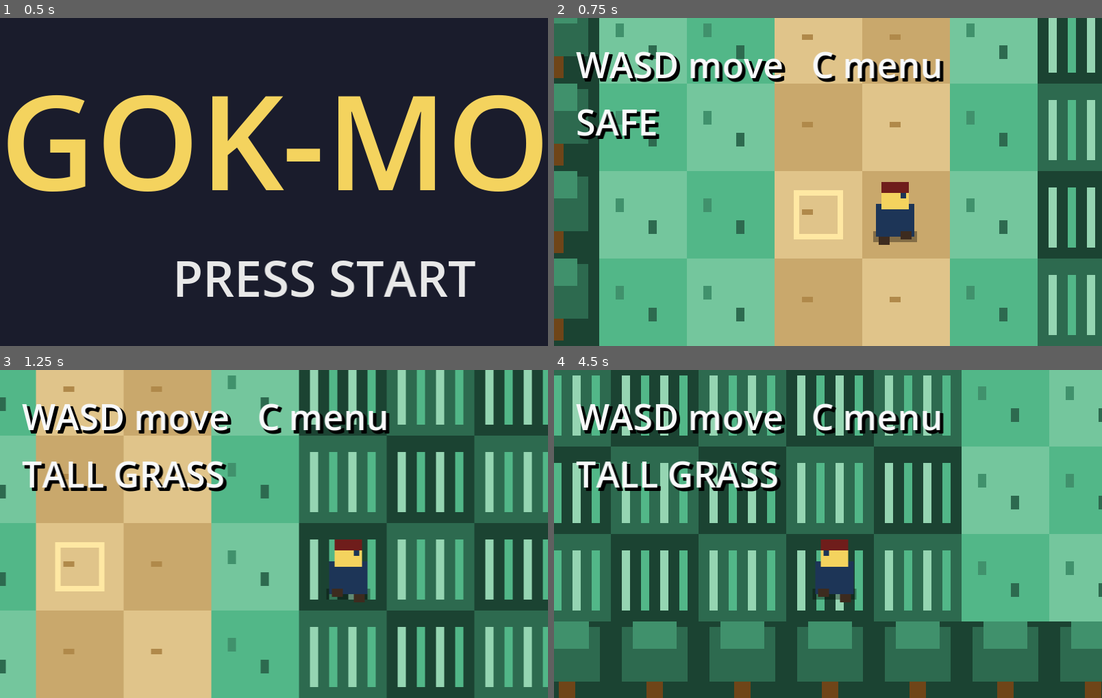
Above: before the commit, frames 1-4 (two rows, left to right).
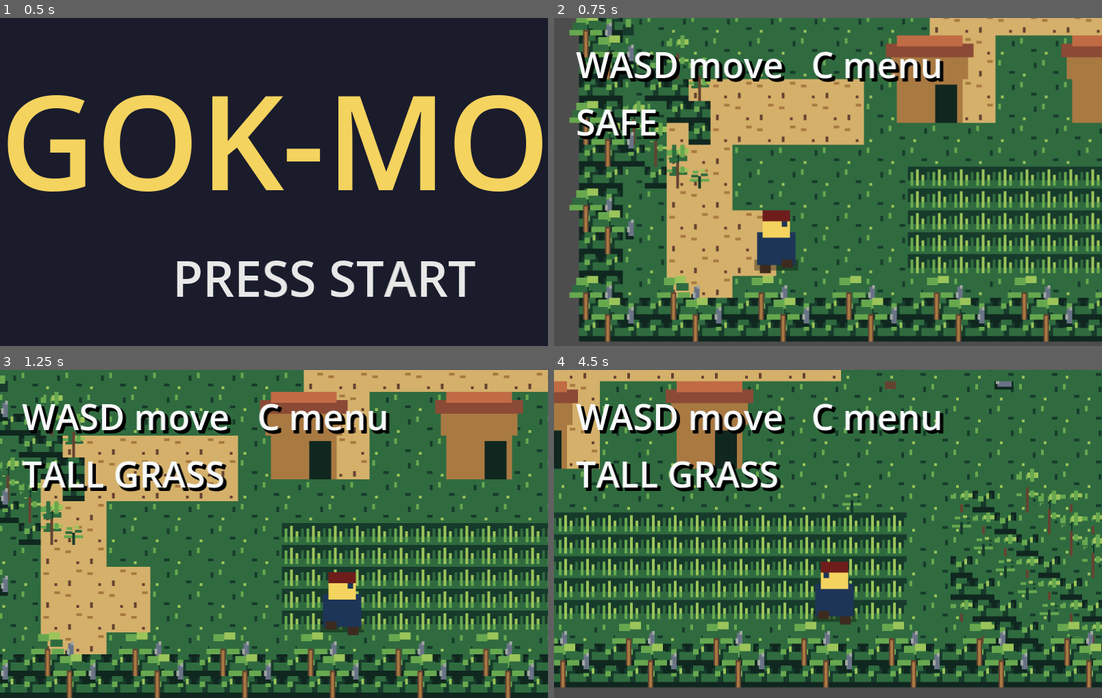
Above: after the commit, the same moments.

Repository: quentinbuilds/Brok-mon
Game: Godot game, scene res://main.tscn
Two runs of this game, one before a commit and one after it. Both use one fixed random seed, a clock stepped at 60 frames per second and the inputs below.
Inputs (mouse positions are in pixels of both pictures, inside the frame that each line leads up to):
- Up to frame 1 (0.5 s): no input
- Up to frame 2 (0.75 s): tap Enter at 0.5 s; move the mouse to (948, 165) at 0.52 s; hold D (move_right) from 0.53 s (still down); tap Z (btn_a) at 0.6 s; click (948, 165) at 0.67 s
- Up to frame 3 (1.25 s): keep holding D (move_right); tap Space at 0.77 s
- Up to frame 4 (4.5 s): move the mouse to (718, 550) at 1.27 s; release D (move_right) at 1.28 s; hold S (move_down) 1.28-2.03 s; tap X (btn_b) at 1.35, 4.35 s; tap Space at 1.52, 3.02, 3.5, 3.77 s; move the mouse to (882, 461) at 2.02 s; hold D (move_right) 2.03-2.78 s; tap Enter at 2.1, 4.25 s; move the mouse to (800, 599) at 2.77 s; hold W (move_up) 2.78-3.53 s; tap Tab at 2.85 s; click (800, 599) at 2.92 s; move the mouse to (992, 583) at 3.52 s; hold A (move_left) from 3.53 s (still down); tap Z (btn_a) at 3.6 s; move the mouse to (663, 484) at 4.27 s

Frame 1 is identical in both runs. In frame 2, 89% of the frame differs, in the area x 0-100%, y 0-100%; in frame 3, 81%; in frame 4, 76%.

Commit message:
feat: build dinosaur jungle expedition map
Co-authored-by: Cursor <cursoragent@cursor.com>

Diff:
--- a/game/tests/autopilot/world_player.gd
+++ b/game/tests/autopilot/world_player.gd
@@ -23,6 +23,20 @@
 		dump_tree()
 		finish()
 		return
+
+	if world.map_size_px() != Vector2(400, 240):
+		report("error", "jungle map must be 50x30 8px tiles")
+		finish()
+		return
+	for region_name in [
+		"player_start", "research_outpost", "fossil_clearing", "pond",
+		"north_meadow", "south_meadow", "west_thicket",
+		"volcanic_exit", "snow_exit", "desert_exit", "forest_exit"
+	]:
+		if world.region_position(region_name) == Vector2.ZERO:
+			report("error", "missing region: " + region_name)
+			finish()
+			return
 
 	report("map_size", world.map_size_px())
 	report("spawn", world.spawn_position())
@@ -64,6 +78,22 @@
 		finish()
 		return
 
+	var camera: Camera2D = null
+	for child in actor.get_children():
+		if child is Camera2D:
+			camera = child
+			break
+	for landmark in [
+		["04_fossil_clearing", "fossil_clearing", Vector2(12, 12)],
+		["05_pond", "pond", Vector2(52, 12)],
+	]:
+		actor.position = world.region_position(landmark[1]) - landmark[2]
+		Game.player.position = actor.position
+		if camera != null:
+			camera.reset_smoothing()
+		await settle(3)
+		save_frame(landmark[0])
+
 	report("logical_size", GameConfig.LOGICAL_SIZE)
 	report("display_size", GameConfig.DISPLAY_SIZE)
 	report("pixel_scale", GameConfig.PIXEL_SCALE)
--- /dev/null
+++ b/game/world/jungle_map_data.gd
@@ -0,0 +1,215 @@
+extends RefCounted
+## Deterministic tile, collision, encounter, and landmark data for Expedition Trail.
+
+const WIDTH := 50
+const HEIGHT := 30
+const TILE := 8
+
+enum Ground { LAWN, PATH, TALL_GRASS, WATER }
+enum Prop {
+	NONE,
+	TREE,
+	FERN,
+	CYCAD,
+	PALM,
+	ROCK,
+	BONE,
+	FOOTPRINT,
+	EGGSHELL,
+	HUT_WALL,
+	HUT_DOOR,
+	FOSSIL_SHRINE,
+	EXIT_MARKER,
+}
+
+
+static func build() -> Dictionary:
+	var ground := _build_ground()
+	var props := _build_props()
+	return {
+		"ground": ground,
+		"props": props,
+		"blocked": _build_blocked(ground, props),
+		"encounters": _build_encounters(ground),
+		"doors": _collect_prop_tiles(props, Prop.HUT_DOOR),
+		"regions": {
+			"player_start": Vector2i(5, 25),
+			"research_outpost": Vector2i(16, 19),
+			"fossil_clearing": Vector2i(34, 14),
+			"pond": Vector2i(42, 7),
+			"north_meadow": Vector2i(25, 7),
+			"south_meadow": Vector2i(28, 23),
+			"west_thicket": Vector2i(7, 11),
+			"volcanic_exit": Vector2i(48, 15),
+			"snow_exit": Vector2i(25, 2),
+			"desert_exit": Vector2i(2, 15),
+			"forest_exit": Vector2i(25, 28),
+		},
+	}
+
+
+static func _build_ground() -> Array:
+	var ground := _filled_grid(Ground.LAWN)
+
+	# Three distinct tall-grass encounter areas.
+	_stamp_rect(ground, Rect2i(19, 5, 13, 6), Ground.TALL_GRASS)
+	_stamp_rect(ground, Rect2i(15, 22, 18, 5), Ground.TALL_GRASS)
+	_stamp_rect(ground, Rect2i(3, 8, 9, 7), Ground.TALL_GRASS)
+
+	# Pond with an irregular lawn bank.
+	_stamp_rect(ground, Rect2i(39, 4, 7, 7), Ground.WATER)
+	_carve(ground, Vector2i(39, 4), Ground.LAWN)
+	_carve(ground, Vector2i(45, 4), Ground.LAWN)
+	_carve(ground, Vector2i(39, 10), Ground.LAWN)
+	_carve(ground, Vector2i(45, 10), Ground.LAWN)
+
+	# A three-tile-wide S trail supports the current free-movement actor.
+	_carve_path_segment(ground, Vector2i(5, 27), Vector2i(5, 19), 3)
+	_carve_path_segment(ground, Vector2i(5, 19), Vector2i(17, 19), 3)
+	_carve_path_segment(ground, Vector2i(17, 19), Vector2i(17, 14), 3)
+	_carve_path_segment(ground, Vector2i(17, 14), Vector2i(34, 14), 3)
+	_carve_path_segment(ground, Vector2i(34, 14), Vector2i(34, 8), 3)
+	_carve_path_segment(ground, Vector2i(34, 8), Vector2i(38, 8), 3)
+	_carve_path_segment(ground, Vector2i(38, 8), Vector2i(38, 7), 3)
+
+	# Landmark clearings stay readable against the surrounding vegetation.
+	_stamp_rect(ground, Rect2i(13, 16, 14, 6), Ground.LAWN)
+	_stamp_rect(ground, Rect2i(30, 11, 9, 7), Ground.LAWN)
+	_carve_path_segment(ground, Vector2i(17, 19), Vector2i(17, 14), 3)
+	_carve_path_segment(ground, Vector2i(25, 7), Vector2i(25, 10), 3)
+	_carve_path_segment(ground, Vector2i(5, 25), Vector2i(8, 25), 3)
+	return ground
+
+
+static func _build_props() -> Array:
+	var props := _filled_grid(Prop.NONE)
+
+	# Dense, two-tile jungle bounds.
+	for y in HEIGHT:
+		for x in WIDTH:
+			if x < 2 or y < 2 or x >= WIDTH - 2 or y >= HEIGHT - 2:
+				props[y][x] = Prop.TREE
+
+	# Interior foliage clusters make the bounds feel dense without closing paths.
+	_stamp_foliage(props, Rect2i(2, 2, 6, 5))
+	_stamp_foliage(props, Rect2i(42, 12, 6, 8))
+	_stamp_foliage(props, Rect2i(2, 17, 4, 6))
+	_stamp_foliage(props, Rect2i(35, 21, 7, 7))
+	_stamp_foliage(props, Rect2i(12, 4, 5, 4))
+
+	# Two 4x3 research huts. Doors are visible but intentionally blocked.
+	_stamp_hut(props, Vector2i(14, 17), Vector2i(17, 19))
+	_stamp_hut(props, Vector2i(22, 17), Vector2i(25, 19))
+
+	# Fossil clearing details.
+	props[13][34] = Prop.FOSSIL_SHRINE
+	props[12][32] = Prop.BONE
+	props[15][36] = Prop.BONE
+	props[16][32] = Prop.FOOTPRINT
+	props[12][37] = Prop.EGGSHELL
+	props[16][37] = Prop.ROCK
+
+	# Pond-bank and meadow accents.
+	props[5][38] = Prop.CYCAD
+	props[10][40] = Prop.FERN
+	props[11][44] = Prop.PALM
+	props[6][46] = Prop.ROCK
+	props[4][18] = Prop.PALM
+	props[11][13] = Prop.CYCAD
+	props[21][30] = Prop.FERN
+
+	# Future biome links remain blocked until their states exist.
+	for marker in [
+		Vector2i(48, 15),
+		Vector2i(25, 2),
+		Vector2i(2, 15),
+		Vector2i(25, 28),
+	]:
+		props[marker.y][marker.x] = Prop.EXIT_MARKER
+	return props
+
+
+static func _build_blocked(ground: Array, props: Array) -> Dictionary:
+	var result := {}
+	for y in HEIGHT:
+		for x in WIDTH:
+			var tile := Vector2i(x, y)
+			var prop: int = props[y][x]
+			if ground[y][x] == Ground.WATER or prop in [
+				Prop.TREE,
+				Prop.ROCK,
+				Prop.HUT_WALL,
+				Prop.HUT_DOOR,
+				Prop.FOSSIL_SHRINE,
+				Prop.EXIT_MARKER,
+			]:
+				result[tile] = true
+	return result
+
+
+static func _build_encounters(ground: Array) -> Dictionary:
+	var result := {}
+	for y in HEIGHT:
+		for x in WIDTH:
+			if ground[y][x] == Ground.TALL_GRASS:
+				result[Vector2i(x, y)] = true
+	return result
+
+
+static func _filled_grid(value: int) -> Array:
+	var grid: Array = []
+	for y in HEIGHT:
+		var row: Array[int] = []
+		row.resize(WIDTH)
+		row.fill(value)
+		grid.append(row)
+	return grid
+
+
+static func _stamp_rect(grid: Array, rect: Rect2i, value: int) -> void:
+	for y in range(rect.position.y, rect.end.y):
+		for x in range(rect.position.x, rect.end.x):
+			if x >= 0 and y >= 0 and x < WIDTH and y < HEIGHT:
+				grid[y][x] = value
+
+
+static func _carve(grid: Array, tile: Vector2i, value: int) -> void:
+	if tile.x >= 0 and tile.y >= 0 and tile.x < WIDTH and tile.y < HEIGHT:
+		grid[tile.y][tile.x] = value
+
+
+static func _carve_path_segment(
+		ground: Array, from_tile: Vector2i, to_tile: Vector2i, width: int) -> void:
+	var cursor := from_tile
+	var step := Vector2i(signi(to_tile.x - from_tile.x), signi(to_tile.y - from_tile.y))
+	while true:
+		for offset in range(-(width / 2), width - width / 2):
+			var tile := cursor + (Vector2i(0, offset) if step.x != 0 else Vector2i(offset, 0))
+			_carve(ground, tile, Ground.PATH)
+		if cursor == to_tile:
+			break
+		cursor += step
+
+
+static func _stamp_foliage(props: Array, rect: Rect2i) -> void:
+	var accents := [Prop.TREE, Prop.FERN, Prop.TREE, Prop.CYCAD, Prop.PALM]
+	for y in range(rect.position.y, rect.end.y):
+		for x in range(rect.position.x, rect.end.x):
+			if (x + y * 3) % 4 != 0:
+				props[y][x] = accents[(x * 7 + y * 3) % accents.size()]
+
+
+static func _stamp_hut(props: Array, origin: Vector2i, door: Vector2i) -> void:
+	for y in range(origin.y, origin.y + 3):
+		for x in range(origin.x, origin.x + 4):
+			props[y][x] = Prop.HUT_WALL
+	props[door.y][door.x] = Prop.HUT_DOOR
+
+
+static func _collect_prop_tiles(props: Array, wanted: int) -> Dictionary:
+	var result := {}
+	for y in HEIGHT:
+		for x in WIDTH:
+			if props[y][x] == wanted:
+				result[Vector2i(x, y)] = true
+	return result
--- a/game/world/world_map.gd
+++ b/game/world/world_map.gd
@@ -1,28 +1,183 @@
 extends Node2D
-## Compact grassland. Collision and encounter-zone queries live here.
-## Tall grass is the only encounter zone. Do not start battles from this file.
-
-const TILE := 32
-
-const PATH := 0
-const LAWN := 1
-const TALL := 2
-const TREE := 3
-const ROCK := 4
-const WATER := 5
-
-const COLS := 20
-const ROWS := 26
-
+## Expedition Trail map. Visual IDs never determine collision or encounters.
+
+const MapData = preload("res://world/jungle_map_data.gd")
+const TILE := MapData.TILE
+const COLS := MapData.WIDTH
+const ROWS := MapData.HEIGHT
+const PLAYER_BODY := Vector2(24, 24)
+
+var ground_layer: Node2D
+var encounter_layer: Node2D
+var props_back: Node2D
+var props_front: Node2D
+var blocked: Dictionary = {}
+var encounter_tiles: Dictionary = {}
+var regions: Dictionary = {}
+var door_tiles: Dictionary = {}
 var tiles: Array = []
-var spawn_tile: Vector2i = Vector2i(4, 22)
-var regions := {}
+var props: Array = []
+var spawn_tile := Vector2i(5, 25)
+var tile_atlas: Texture2D
+var prop_atlas: Texture2D
+
+
+class AtlasLayer extends Node2D:
+	enum Kind { GROUND, ENCOUNTERS, PROPS_BACK, PROPS_FRONT }
+
+	var kind: Kind
+	var ground: Array
+	var props: Array
+	var tile_texture: Texture2D
+	var prop_texture: Texture2D
+
+	func setup(
+			layer_kind: Kind,
+			ground_data: Array,
+			prop_data: Array,
+			ground_atlas: Texture2D,
+			props_atlas: Texture2D) -> void:
+		kind = layer_kind
+		ground = ground_data
+		props = prop_data
+		tile_texture = ground_atlas
+		prop_texture = props_atlas
+		texture_filter = CanvasItem.TEXTURE_FILTER_NEAREST
+		queue_redraw()
+
+	func _draw() -> void:
+		for y in MapData.HEIGHT:
+			for x in MapData.WIDTH:
+				var tile := Vector2i(x, y)
+				match kind:
+					Kind.GROUND:
+						_draw_ground(tile, ground[y][x])
+					Kind.ENCOUNTERS:
+						if ground[y][x] == MapData.Ground.TALL_GRASS:
+							_draw_atlas(tile_texture, tile, Rect2(16, 16, 8, 8))
+					Kind.PROPS_BACK:
+						_draw_prop_back(tile, props[y][x])
+					Kind.PROPS_FRONT:
+						_draw_prop_front(tile, props[y][x])
+
+	func _draw_ground(tile: Vector2i, ground_id: int) -> void:
+		var alternate := (tile.x + tile.y) % 2
+		var source := Rect2(0, 0, 8, 8)
+		match ground_id:
+			MapData.Ground.LAWN:
+				source = Rect2(alternate * 8, 0, 8, 8)
+			MapData.Ground.PATH:
+				source = Rect2(16 + alternate * 8, 0, 8, 8)
+			MapData.Ground.TALL_GRASS:
+				source = Rect2(32 + alternate * 8, 0, 8, 8)
+			MapData.Ground.WATER:
+				source = Rect2(48 + alternate * 8, 0, 8, 8)
+		_draw_atlas(tile_texture, tile, source)
+
+	func _draw_prop_back(tile: Vector2i, prop_id: int) -> void:
+		var source := Rect2()
+		match prop_id:
+			MapData.Prop.TREE:
+				_draw_atlas(
+					tile_texture, tile,
+					Rect2(((tile.x + tile.y) % 2) * 8, 8, 8, 8))
+				return
+			MapData.Prop.FERN:
+				source = Rect2(0, 0, 16, 16)
+			MapData.Prop.CYCAD:
+				source = Rect2(16, 0, 16, 16)
+			MapData.Prop.PALM:
+				source = Rect2(16, 0, 16, 24)
+			MapData.Prop.ROCK:
+				source = Rect2(58, 10, 14, 16)
+			MapData.Prop.BONE:
+				source = Rect2(72, 12, 16, 12)
+			MapData.Prop.FOOTPRINT:
+				source = Rect2(90, 10, 10, 14)
+			MapData.Prop.EGGSHELL:
+				source = Rect2(102, 8, 14, 16)
+			MapData.Prop.HUT_WALL:
+				if tile in [Vector2i(14, 17), Vector2i(22, 17)]:
+					var destination := Rect2(
+						Vector2(tile * MapData.TILE) - Vector2(0, 8), Vector2(32, 32))
+					draw_texture_rect_region(
+						prop_texture, destination, Rect2(0, 32, 32, 32))
+				return
+			MapData.Prop.HUT_DOOR:
+				return
+			MapData.Prop.FOSSIL_SHRINE:
+				var destination := Rect2(
+					Vector2(tile * MapData.TILE) - Vector2(8, 16), Vector2(24, 24))
+				draw_texture_rect_region(
+					prop_texture, destination, Rect2(56, 32, 32, 32))
+				return
+			MapData.Prop.EXIT_MARKER:
+				source = Rect2(88, 40, 16, 16)
+			_:
+				return
+		var destination := Rect2(Vector2(tile * MapData.TILE), Vector2(8, 8))
+		draw_texture_rect_region(prop_texture, destination, source)
+
+	func _draw_prop_front(tile: Vector2i, prop_id: int) -> void:
+		if prop_id == MapData.Prop.TREE and (tile.x + tile.y * 3) % 4 == 0:
+			var destination := Rect2(
+				Vector2(tile * MapData.TILE) + Vector2(-4, -8), Vector2(16, 16))
+			draw_texture_rect_region(
+				prop_texture, destination, Rect2(32, 0, 32, 24))
+		elif prop_id == MapData.Prop.PALM:
+			var destination := Rect2(
+				Vector2(tile * MapData.TILE) + Vector2(0, -8), Vector2(8, 16))
+			draw_texture_rect_region(
+				prop_texture, destination, Rect2(16, 0, 16, 24))
+
+	func _draw_atlas(texture: Texture2D, tile: Vector2i, source: Rect2) -> void:
+		var destination := Rect2(Vector2(tile * MapData.TILE), Vector2(8, 8))
+		draw_texture_rect_region(texture, destination, source)
 
 
 func _ready() -> void:
-	_build_map()
-	_build_regions()
-	queue_redraw()
+	texture_filter = CanvasItem.TEXTURE_FILTER_NEAREST
+	tile_atlas = _texture_from_png("res://assets/tiles/jungle_tiles.png")
+	prop_atlas = _texture_from_png("res://assets/sprites/jungle_props.png")
+	var data := MapData.build()
+	tiles = data.ground
+	props = data.props
+	blocked = data.blocked
+	encounter_tiles = data.encounters
+	regions = data.regions
+	door_tiles = data.doors
+	spawn_tile = regions.player_start
+
+	ground_layer = _make_layer(
+		"GroundLayer", AtlasLayer.Kind.GROUND, -20, tiles, props)
+	encounter_layer = _make_layer(
+		"EncounterLayer", AtlasLayer.Kind.ENCOUNTERS, -15, tiles, props)
+	props_back = _make_layer(
+		"PropsBack", AtlasLayer.Kind.PROPS_BACK, -5, tiles, props)
+	props_front = _make_layer(
+		"PropsFront", AtlasLayer.Kind.PROPS_FRONT, 20, tiles, props)
+
+
+func _make_layer(
+		layer_name: String,
+		kind: AtlasLayer.Kind,
+		layer_z: int,
+		ground_data: Array,
+		prop_data: Array) -> AtlasLayer:
+	var layer := AtlasLayer.new()
+	layer.name = layer_name
+	layer.z_index = layer_z
+	layer.setup(kind, ground_data, prop_data, tile_atlas, prop_atlas)
+	add_child(layer)
+	return layer
+
+
+func _texture_from_png(resource_path: String) -> Texture2D:
+	var image := Image.load_from_file(ProjectSettings.globalize_path(resource_path))
+	if image == null or image.is_empty():
+		push_error("Could not load atlas: " + resource_path)
+		return null
+	return ImageTexture.create_from_image(image)
 
 
 func map_size_px() -> Vector2:
@@ -30,15 +185,15 @@
 
 
 func spawn_position() -> Vector2:
-	return Vector2(spawn_tile.x * TILE + 4, spawn_tile.y * TILE + 4)
+	return tile_center(spawn_tile) - PLAYER_BODY * 0.5
 
 
 func world_to_tile(world_pos: Vector2) -> Vector2i:
-	return Vector2i(int(floor(world_pos.x / TILE)), int(floor(world_pos.y / TILE)))
+	return Vector2i(floori(world_pos.x / TILE), floori(world_pos.y / TILE))
 
 
 func tile_center(tile: Vector2i) -> Vector2:
-	return Vector2(tile.x * TILE + TILE * 0.5, tile.y * TILE + TILE * 0.5)
+	return Vector2(tile * TILE) + Vector2(TILE, TILE) * 0.5
 
 
 func in_bounds_tile(tile: Vector2i) -> bool:
@@ -47,13 +202,12 @@
 
 func tile_at(tile: Vector2i) -> int:
 	if not in_bounds_tile(tile):
-		return TREE
+		return MapData.Ground.WATER
 	return tiles[tile.y][tile.x]
 
 
 func is_blocked_tile(tile: Vector2i) -> bool:
-	var kind: int = tile_at(tile)
-	return kind == TREE or kind == ROCK or kind == WATER
+	return not in_bounds_tile(tile) or blocked.has(tile)
 
 
 func is_blocked(world_pos: Vector2) -> bool:
@@ -61,14 +215,14 @@
 
 
 func is_encounter_zone_tile(tile: Vector2i) -> bool:
-	return tile_at(tile) == TALL
+	return encounter_tiles.has(tile)
 
 
 func is_encounter_zone(world_pos: Vector2) -> bool:
 	return is_encounter_zone_tile(world_to_tile(world_pos))
 
 
-func can_stand(world_pos: Vector2, body: Vector2 = Vector2(24, 24)) -> bool:
+func can_stand(world_pos: Vector2, body: Vector2 = PLAYER_BODY) -> bool:
 	var points: Array[Vector2] = [
 		world_pos + Vector2(3, 3),
 		world_pos + Vector2(body.x - 3, 3),
@@ -82,116 +236,11 @@
 	return true
 
 
-func _draw() -> void:
-	for y in ROWS:
-		for x in COLS:
-			var origin := Vector2(x * TILE, y * TILE)
-			var kind: int = tiles[y][x]
-			_draw_tile(origin, kind, x, y)
-
-
-func _draw_tile(origin: Vector2, kind: int, x: int, y: int) -> void:
-	var checker: bool = ((x + y) % 2) == 0
-	match kind:
-		PATH:
-			draw_rect(Rect2(origin, Vector2(TILE, TILE)), Color("e0c48a") if checker else Color("c9a86c"))
-			draw_rect(Rect2(origin + Vector2(10, 14), Vector2(4, 2)), Color("b0894a"))
-		LAWN:
-			draw_rect(Rect2(origin, Vector2(TILE, TILE)), Color("74c69d") if checker else Color("52b788"))
-			draw_rect(Rect2(origin + Vector2(6, 10), Vector2(3, 5)), Color("40916c"))
-			draw_rect(Rect2(origin + Vector2(18, 18), Vector2(3, 5)), Color("2d6a4f"))
-		TALL:
-			draw_rect(Rect2(origin, Vector2(TILE, TILE)), Color("2d6a4f") if checker else Color("1b4332"))
-			for i in 4:
-				var gx: float = origin.x + 4 + i * 7
-				draw_rect(Rect2(gx, origin.y + 6, 3, 22), Color("95d5b2") if i % 2 == 0 else Color("52b788"))
-		TREE:
-			draw_rect(Rect2(origin, Vector2(TILE, TILE)), Color("1b4332"))
-			draw_rect(Rect2(origin + Vector2(13, 18), Vector2(6, 12)), Color("6f4518"))
-			draw_rect(Rect2(origin + Vector2(4, 2), Vector2(24, 20)), Color("2d6a4f"))
-			draw_rect(Rect2(origin + Vector2(8, 0), Vector2(16, 10)), Color("40916c"))
-		ROCK:
-			draw_rect(Rect2(origin, Vector2(TILE, TILE)), Color("74c69d"))
-			draw_rect(Rect2(origin + Vector2(4, 10), Vector2(24, 16)), Color("4a4e69"))
-			draw_rect(Rect2(origin + Vector2(8, 8), Vector2(14, 8)), Color("9a8c98"))
-		WATER:
-			draw_rect(Rect2(origin, Vector2(TILE, TILE)), Color("0077b6") if checker else Color("023e8a"))
-			draw_rect(Rect2(origin + Vector2(4, 10), Vector2(20, 3)), Color("90e0ef"))
-			draw_rect(Rect2(origin + Vector2(8, 20), Vector2(16, 3)), Color("48cae4"))
-		_:
-			draw_rect(Rect2(origin, Vector2(TILE, TILE)), Color.BLACK)
-	if Vector2i(x, y) == spawn_tile:
-		draw_rect(Rect2(origin + Vector2(8, 8), Vector2(16, 16)), Color("ffe8a3"), false, 2.0)
-
-
-func _build_map() -> void:
-	tiles.clear()
-	for y in ROWS:
-		var row: Array = []
-		for x in COLS:
-			row.append(LAWN)
-		tiles.append(row)
-
-	for x in COLS:
-		tiles[0][x] = TREE
-		tiles[1][x] = TREE
-		tiles[ROWS - 1][x] = TREE
-		tiles[ROWS - 2][x] = TREE
-	for y in ROWS:
-		tiles[y][0] = TREE
-		tiles[y][1] = TREE
-		tiles[y][COLS - 1] = TREE
-		tiles[y][COLS - 2] = TREE
-
-	_stamp_rect(12, 3, 6, 5, WATER)
-	_stamp_rect(13, 2, 4, 2, WATER)
-
-	_stamp_rect(2, 2, 3, 4, TREE)
-	_stamp_rect(14, 12, 4, 3, TREE)
-	_stamp_rect(8, 16, 3, 3, TREE)
-
-	_stamp_rect(5, 10, 2, 2, ROCK)
-	_stamp_rect(15, 18, 2, 2, ROCK)
-	_stamp_rect(3, 17, 2, 1, ROCK)
-
-	# Tall-grass meadows — these are the encounter zones.
-	_stamp_rect(8, 8, 5, 5, TALL)
-	_stamp_rect(7, 20, 5, 4, TALL)
-	_stamp_rect(3, 6, 3, 4, TALL)
-
-	_carve_path()
-	tiles[spawn_tile.y][spawn_tile.x] = PATH
-
-
-func _build_regions() -> void:
-	regions = {
-		"player_start": spawn_position(),
-		"pond": tile_center(Vector2i(14, 5)),
-		"north_meadow": tile_center(Vector2i(10, 10)),
-		"south_meadow": tile_center(Vector2i(9, 22)),
-		"west_thicket": tile_center(Vector2i(4, 8)),
-	}
-
-
-func _stamp_rect(x: int, y: int, w: int, h: int, kind: int) -> void:
-	for yy in range(y, y + h):
-		for xx in range(x, x + w):
-			if not in_bounds_tile(Vector2i(xx, yy)):
-				continue
-			if xx <= 1 or yy <= 1 or xx >= COLS - 2 or yy >= ROWS - 2:
-				continue
-			tiles[yy][xx] = kind
-
-
-func _carve_path() -> void:
-	for y in range(8, 24):
-		tiles[y][4] = PATH
-		tiles[y][5] = PATH
-	for x in range(4, 15):
-		tiles[11][x] = PATH
-		tiles[12][x] = PATH
-	for y in range(4, 12):
-		tiles[y][13] = PATH
-		tiles[y][14] = PATH
-	for x in range(5, 10):
-		tiles[19][x] = PATH
+func region_position(name: String) -> Vector2:
+	if not regions.has(name):
+		return Vector2.ZERO
+	return tile_center(regions[name])
+
+
+func is_house_door(tile: Vector2i) -> bool:
+	return door_tiles.has(tile)
--- a/game/world/world_map.tscn
+++ b/game/world/world_map.tscn
@@ -3,4 +3,6 @@
 [ext_resource type="Script" path="res://world/world_map.gd" id="1_script"]
 
 [node name="WorldMap" type="Node2D"]
+texture_filter = 1
+editor_description = "50x30 Expedition Trail; runtime script builds ground, encounter, back-prop, and front-prop layers."
 script = ExtResource("1_script")
